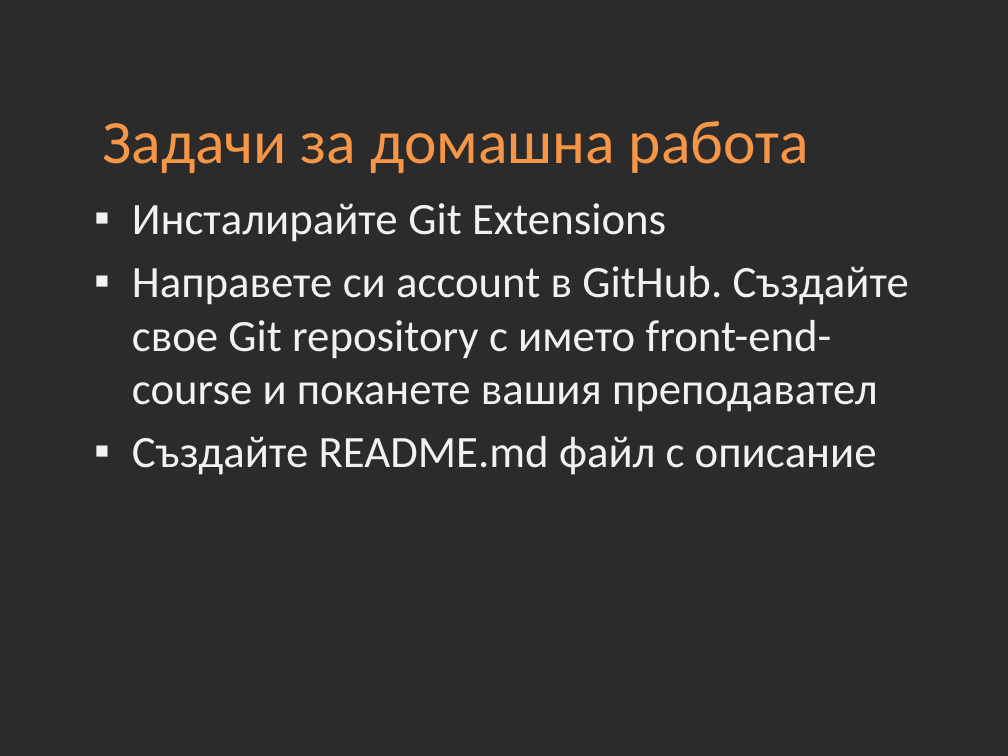
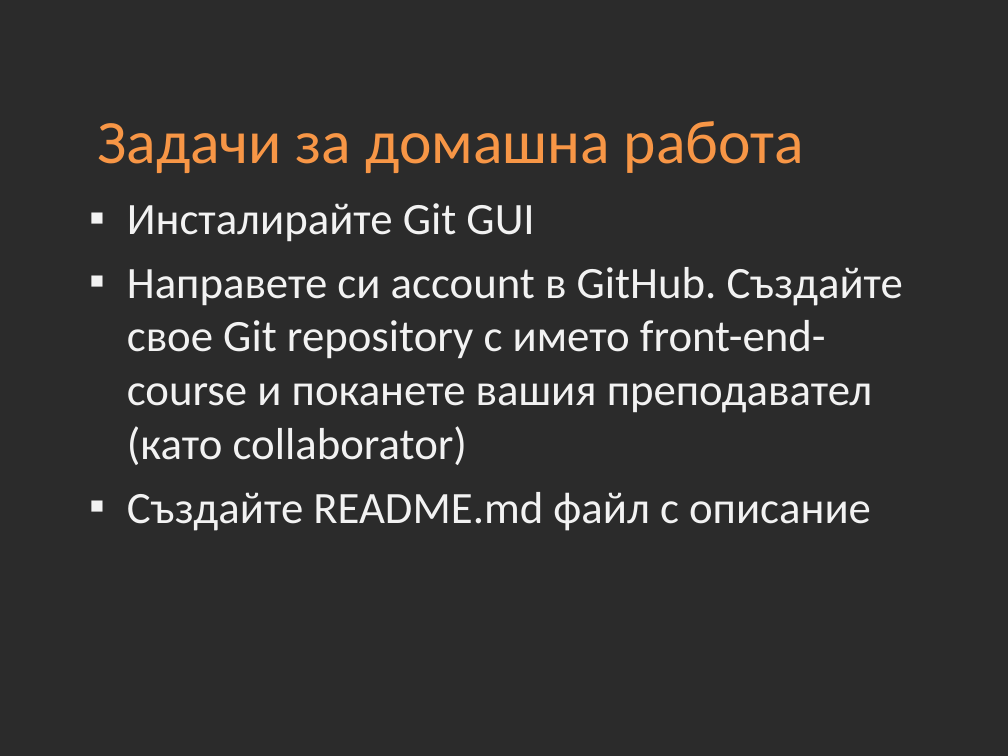
Before and after one commit to Academy-Soft-Intellect/Front-End-Course, a slide deck: slide 9 of 01-Version-Control-Systems.pptx. Drawn at 1008x756 pixels with LibreOffice and Linux fonts; fonts in the diff are those of the drawing; background and template pictures are left out; a plain dark background stands for a picture behind light text. Boxes give left, top, right and bottom in pixels: in the first picture for what was removed or moved away, otherwise in the second. Text is boxed around its words. In the diff, an @@ line names an element or a change of style, - is before the commit and + after.

```diff
--- a/01-Version-Control-Systems.pptx
+++ b/01-Version-Control-Systems.pptx
@@ title "Задачи за домашна работа" moved from (x1=102, y1=121, x2=809, y2=173) to (x1=97, y1=121, x2=804, y2=173) @@
@@ text at (x1=127, y1=203, x2=903, y2=465): text changed @@
-▪ Инсталирайте Git Extensions
-▪ Направете си account в GitHub. Създайте свое Git repository с името front-end-course и поканете вашия преподавател
+▪ Инсталирайте Git GUI
+▪ Направете си account в GitHub. Създайте свое Git repository с името front-end-course и поканете вашия преподавател (като collaborator)
```
Also in this commit, not shown: 4 other slides changed, 5 other files.
